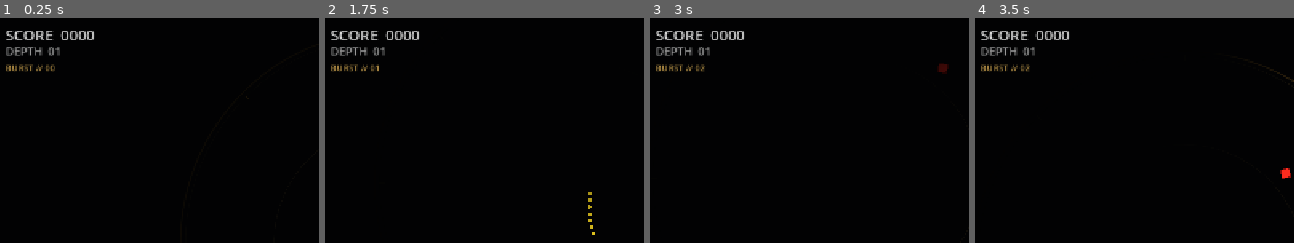
Above: before the commit, frames 1-4 (left to right).
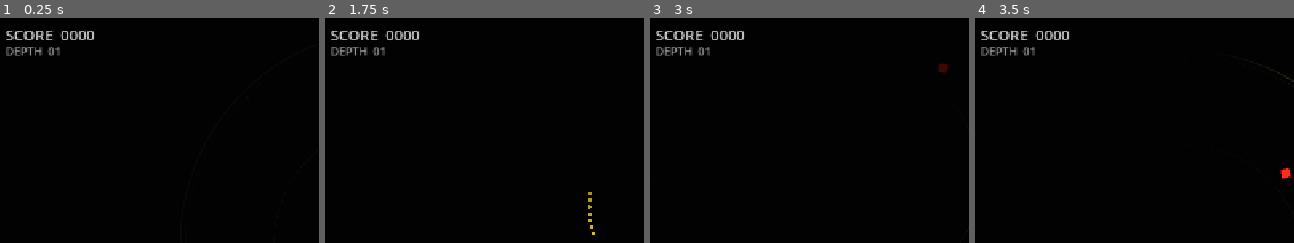
Above: after the commit, the same moments.

Repository: macdude95/voidarena
Game: Godot game, scene res://scenes/main.tscn
Same seed, same stepped clock (60 frames per second), same inputs: the game is played once before the commit and once after it.
Inputs (mouse positions are % of the whole screen's width and height, from its top left):
- Up to frame 1 (0.25 s): no input
- Up to frame 2 (1.75 s): tap Enter at 0.5 s; move the mouse to (89, 45) at 0.52 s; press the mouse at (89, 45) at 0.53 s; hold D (move_right) 0.53-1.28 s; move the mouse to (36, 55) at 1.27 s; release the mouse at (36, 55) at 1.28 s; hold S (move_down) from 1.28 s (still down); click (36, 55) at 1.35 s
- Up to frame 3 (3 s): move the mouse to (74, 28) at 2.02 s; release S (move_down) at 2.03 s; press the mouse at (74, 28) at 2.03 s; hold D (move_right) 2.03-2.78 s; move the mouse to (55, 70) at 2.77 s; release the mouse at (55, 70) at 2.78 s; hold W (move_up) from 2.78 s (still down); click (55, 70) at 2.85 s
- Up to frame 4 (3.5 s): keep holding W (move_up)
The pictures show only the part of the screen within x 0-50%, y 0-50%; the shares and areas given below are measured in that part.

The runs differ from the first frame. In frame 1, 0.3% of the frame differs, in the area x 1-18%, y 20-24%; in frame 2, 0.3%; in frame 3, 0.3%; in frame 4, 0.3%.

Commit message:
Remove prototype burst counter from HUD

Diff:
--- a/scenes/main.tscn
+++ b/scenes/main.tscn
@@ -87,15 +87,6 @@
 theme_override_font_sizes/font_size = 18
 text = "DEPTH  01"
 
-[node name="WeaponLabel" type="Label" parent="HUD"]
-offset_left = 20.0
-offset_top = 70.0
-offset_right = 340.0
-offset_bottom = 96.0
-theme_override_colors/font_color = Color(0.78, 0.62, 0.3, 1)
-theme_override_font_sizes/font_size = 14
-text = "BURST // 00"
-
 [node name="ControlsLabel" type="Label" parent="HUD"]
 offset_left = 20.0
 offset_top = 660.0
--- a/scripts/game_manager.gd
+++ b/scripts/game_manager.gd
@@ -9,7 +9,7 @@
 var enemy_scene = preload("res://scenes/enemy.tscn")
 var arena_radius: float = 340.0
 var visible_radius: float = 185.0
-var shotgun_count: int = 0
+
 
 func _ready() -> void:
 	$EnemyTimer.timeout.connect(_on_enemy_timer)
@@ -53,10 +53,6 @@
 		wave += 1
 		spawn_wave()
 
-func on_player_shotgun() -> void:
-	shotgun_count += 1
-	$HUD.set_weapon_hint("BURST // %02d" % shotgun_count)
-
 func game_over() -> void:
 	if is_game_over:
 		return
--- a/scripts/hud.gd
+++ b/scripts/hud.gd
@@ -6,9 +6,6 @@
 func set_wave(value: int) -> void:
 	$WaveLabel.text = "DEPTH  %02d" % value
 
-func set_weapon_hint(value: String) -> void:
-	$WeaponLabel.text = value
-
 func show_game_over(final_score: int) -> void:
 	$GameOverLabel.visible = true
 	$GameOverLabel.text = "SIGNAL LOST"
--- a/scripts/player.gd
+++ b/scripts/player.gd
@@ -60,7 +60,6 @@
 	for i in SHOTGUN_PELLETS:
 		var t := float(i) / float(SHOTGUN_PELLETS - 1) - 0.5
 		fire_bullet(aim.rotated(t * SHOTGUN_SPREAD), 0.75)
-	get_tree().current_scene.on_player_shotgun()
 
 func fire_bullet(direction: Vector2, bullet_scale: float) -> void:
 	var bullet = bullet_scene.instantiate()
